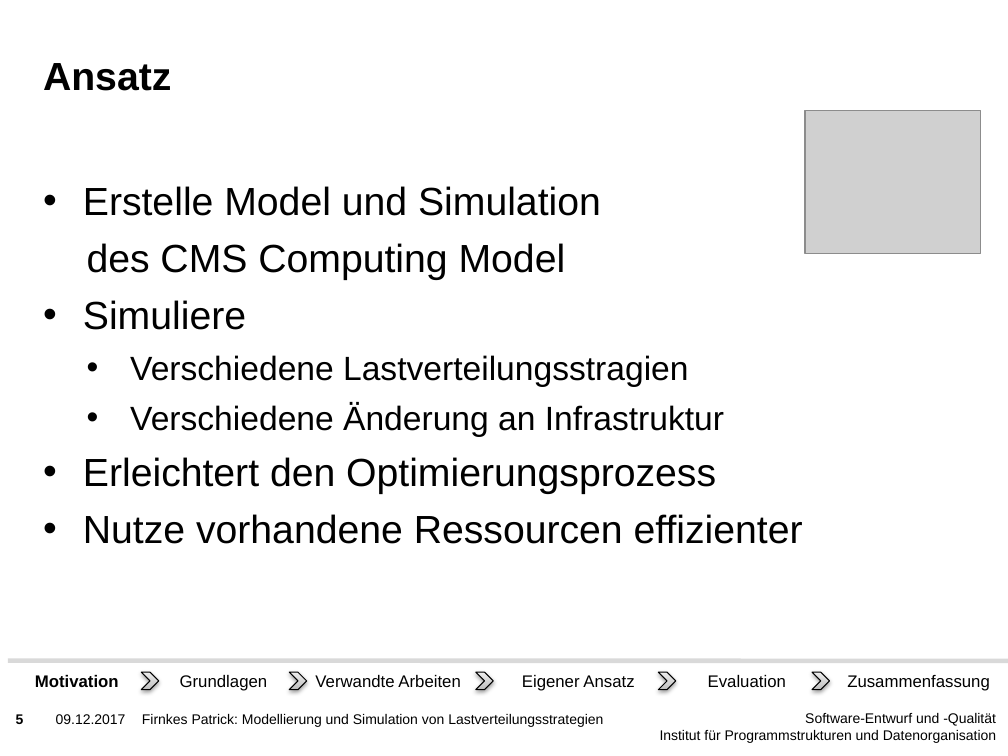
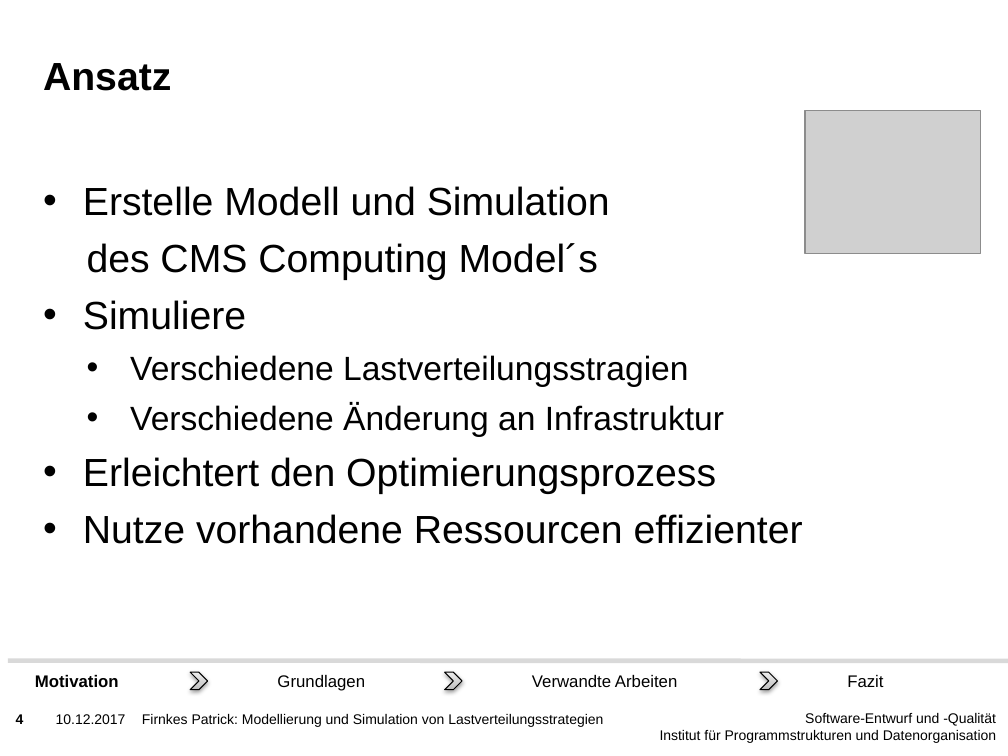
Before and after one commit to PatFirn/wlcg-loadbalancing, a slide deck: slide 4 of presentations/state-of-the-art.pptx (slide 5 before the commit). Drawn at 1008x756 pixels with LibreOffice and Linux fonts; fonts in the diff are those of the drawing; grey boxes stand for pictures; background and template pictures are left out. Boxes give left, top, right and bottom in pixels: in the first picture for what was removed or moved away, otherwise in the second. Text is boxed around its words. In the diff, an @@ line names an element or a change of style, - is before the commit and + after.

```diff
--- a/presentations/state-of-the-art.pptx
+++ b/presentations/state-of-the-art.pptx
@@ text at box(83, 186, 610, 280): text changed @@
-• Erstelle Model und Simulation
-des CMS Computing Model
+• Erstelle Modell und Simulation
+des CMS Computing Model´s
@@ chevron: place and size @@
-chevron at box(141, 672, 158, 689)
+chevron at box(191, 672, 208, 689)
@@ text "Grundlagen": place and size @@
-text "Grundlagen" at box(180, 675, 268, 691)
+text "Grundlagen" at box(277, 675, 365, 691)
@@ chevron: place and size @@
-chevron at box(476, 672, 493, 689)
+chevron at box(445, 672, 462, 689)
@@ text "Verwandte Arbeiten": place and size @@
-text "Verwandte Arbeiten" at box(315, 675, 460, 687)
+text "Verwandte Arbeiten" at box(532, 675, 677, 687)
@@ group removed at box(289, 672, 786, 691): 2 texts, 2 chevrons @@
-Evaluation
-Eigener Ansatz
@@ chevron: place and size @@
-chevron at box(812, 672, 830, 689)
+chevron at box(760, 672, 777, 689)
@@ text at box(847, 675, 883, 687): text changed @@
-Zusammenfassung
+Fazit
@@ page number at box(16, 714, 24, 724): text changed @@
-5
+4
@@ text at box(56, 714, 126, 724): text changed @@
-09.12.2017
+10.12.2017
```
Also in this commit, not shown: 17 other slides changed, 1 other file.
